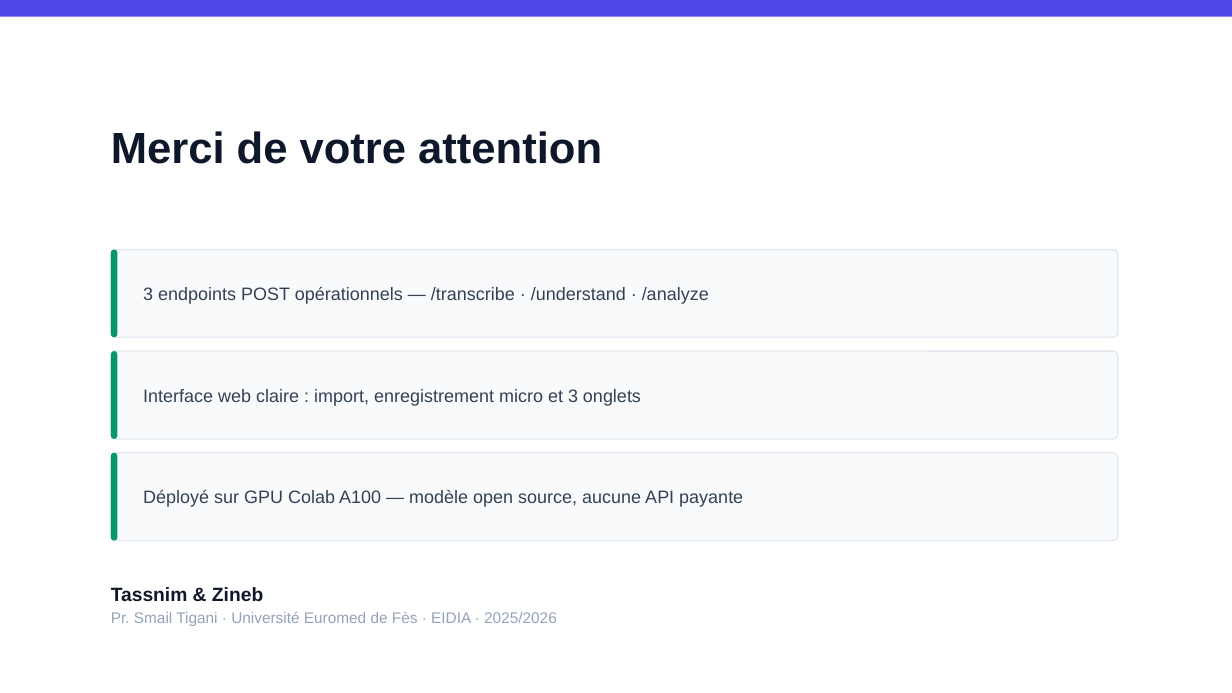
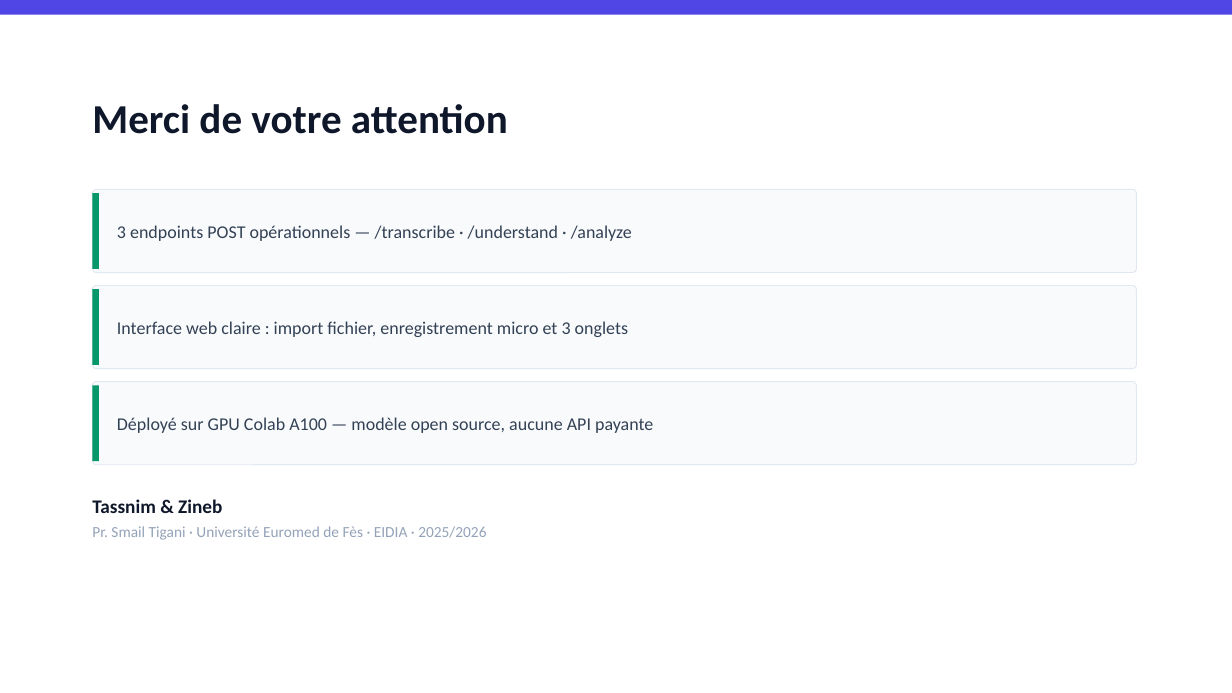
Before and after one commit to mouadelhaddad/Tasnim, a slide deck: slide 11 of presentation/presentation.pptx. Drawn at 1232x693 pixels with LibreOffice and Linux fonts; fonts in the diff are those of the drawing. Boxes give left, top, right and bottom in pixels: in the first picture for what was removed or moved away, otherwise in the second. Text is boxed around its words. In the diff, an @@ line names an element or a change of style, - is before the commit and + after.

```diff
--- a/presentation/presentation.pptx
+++ b/presentation/presentation.pptx
@@ text "Merci de votre attention": place and size @@
-text "Merci de votre attention" at box(111, 131, 602, 164)
+text "Merci de votre attention" at box(92, 104, 508, 134)
@@ text "Merci de votre attention" at box(92, 104, 508, 134): size 34 to 32 pt, font Arial to Calibri @@
@@ rounded rectangle: place and size @@
-rounded rectangle at box(111, 250, 1118, 337)
+rounded rectangle at box(92, 189, 1137, 273)
@@ rectangle: place and size @@
-rectangle at box(111, 250, 117, 337)
+rectangle at box(92, 193, 99, 269)
@@ text "3 endpoints POST opérationnels — ...": place and size @@
-text "3 endpoints POST opérationnels — ..." at box(143, 286, 709, 304)
+text "3 endpoints POST opérationnels — ..." at box(117, 225, 632, 241)
@@ text "3 endpoints POST opérationnels — ..." at box(117, 225, 632, 241): font Arial to Calibri @@
@@ rounded rectangle: place and size @@
-rounded rectangle at box(111, 351, 1118, 439)
+rounded rectangle at box(92, 286, 1137, 369)
@@ rectangle: place and size @@
-rectangle at box(111, 351, 117, 439)
+rectangle at box(92, 289, 99, 365)
@@ text at box(117, 321, 628, 337): text changed; font Arial to Calibri @@
-Interface web claire : import, enregistrement micro et 3 onglets
+Interface web claire : import fichier, enregistrement micro et 3 onglets
@@ outline #E2E8F0 1 pt to #E2E8F0 0.75 pt; proportions changed in 3 elements at box(92, 189, 1137, 273), box(92, 286, 1137, 369), box(92, 382, 1137, 465) @@
@@ rounded rectangle: place and size @@
-rounded rectangle at box(111, 453, 1118, 541)
+rounded rectangle at box(92, 382, 1137, 465)
@@ rounded rectangle to rectangle in 3 elements at box(92, 193, 99, 269), box(92, 289, 99, 365), box(92, 385, 99, 461) @@
@@ rectangle: place and size @@
-rectangle at box(111, 453, 117, 541)
+rectangle at box(92, 385, 99, 461)
@@ text "Déployé sur GPU Colab A100 ..." at box(117, 417, 653, 433): font Arial to Calibri @@
@@ text "Déployé sur GPU Colab A100 ...": place and size @@
-text "Déployé sur GPU Colab A100 ..." at box(143, 490, 743, 507)
+text "Déployé sur GPU Colab A100 ..." at box(117, 417, 653, 433)
@@ text "Tassnim & Zineb": place and size @@
-text "Tassnim & Zineb" at box(111, 587, 557, 626)
+text "Tassnim & Zineb" at box(92, 499, 486, 540)
@@ text "Tassnim & Zineb" at box(92, 499, 486, 540): font Arial to Calibri; more space between paragraphs @@
```
Also in this commit, not shown: 10 other slides changed, 1 other file.
